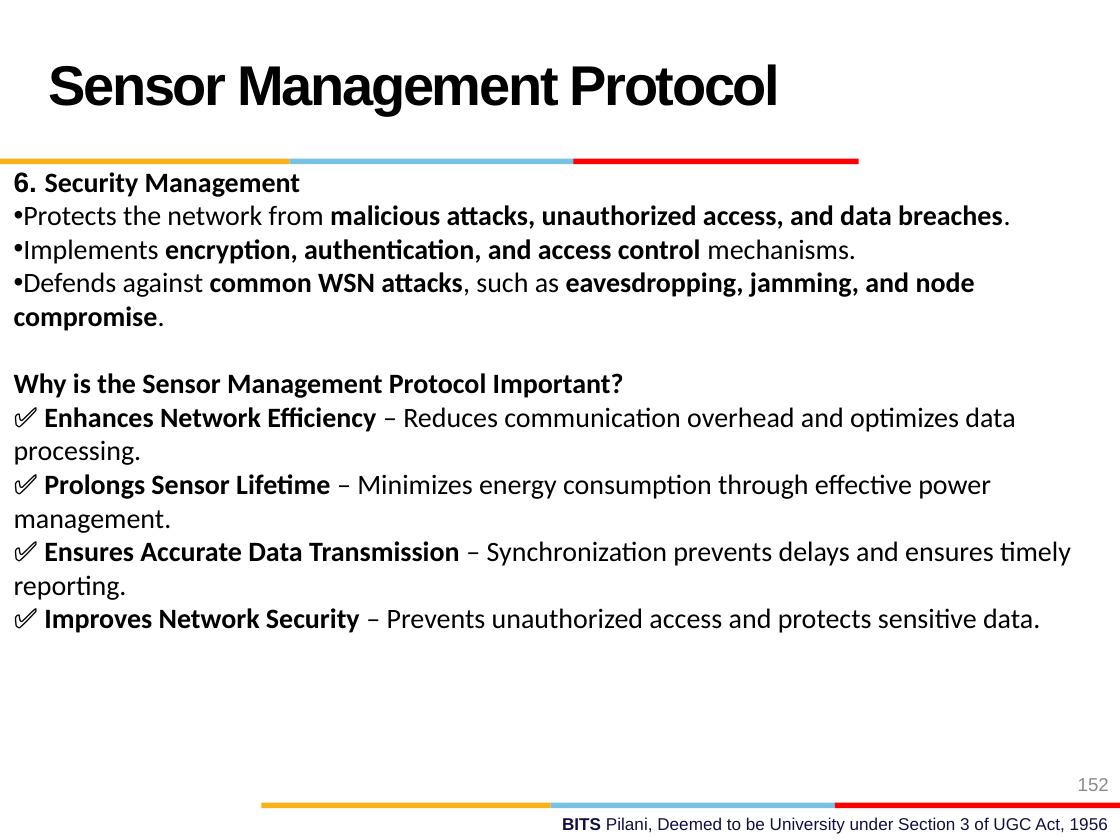
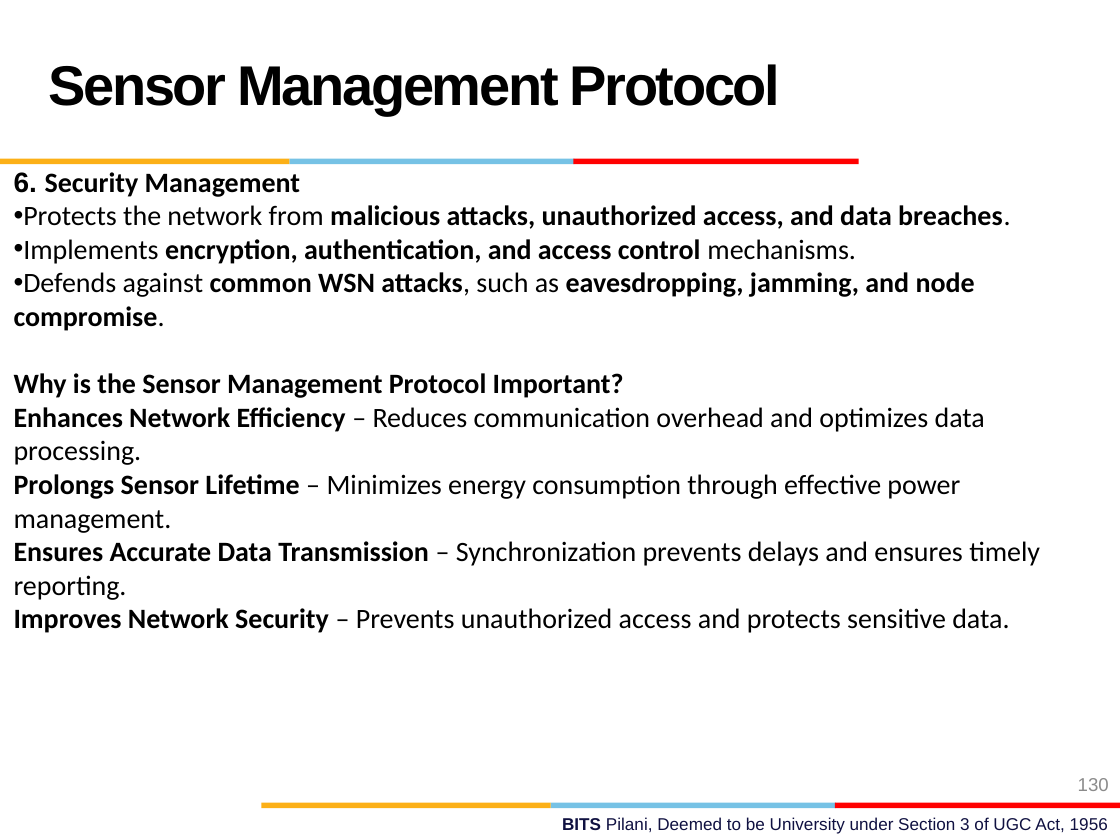
Before and after one commit to AbidKhan01ak/Mtech-7th-Sem, a slide deck: slide 130 of NEA/NEA.pptx (slide 152 before the commit). Drawn at 1120x840 pixels with LibreOffice and Linux fonts; fonts in the diff are those of the drawing; background and template pictures are left out. Boxes give left, top, right and bottom in pixels: in the first picture for what was removed or moved away, otherwise in the second. Text is boxed around its words. In the diff, an @@ line names an element or a change of style, - is before the commit and + after.

Commit message:
NEA PPt complete for CS 1

```diff
--- a/NEA/NEA.pptx
+++ b/NEA/NEA.pptx
@@ text at box(14, 407, 1040, 633): text changed @@
-✅ Enhances Network Efficiency – Reduces communication overhead and optimizes data processing.
-✅ Prolongs Sensor Lifetime – Minimizes energy consumption through effective power management.
-✅ Ensures Accurate Data Transmission – Synchronization prevents delays and ensures timely reporting.
-✅ Improves Network Security – Prevents unauthorized access and protects sensitive data.
+Enhances Network Efficiency – Reduces communication overhead and optimizes data processing.
+Prolongs Sensor Lifetime – Minimizes energy consumption through effective power management.
+Ensures Accurate Data Transmission – Synchronization prevents delays and ensures timely reporting.
+Improves Network Security – Prevents unauthorized access and protects sensitive data.
@@ page number at box(1078, 778, 1109, 791): text changed @@
-152
+130
```
Also in this commit, not shown: 3 other slides changed, 13 slides added, 36 slides removed.
